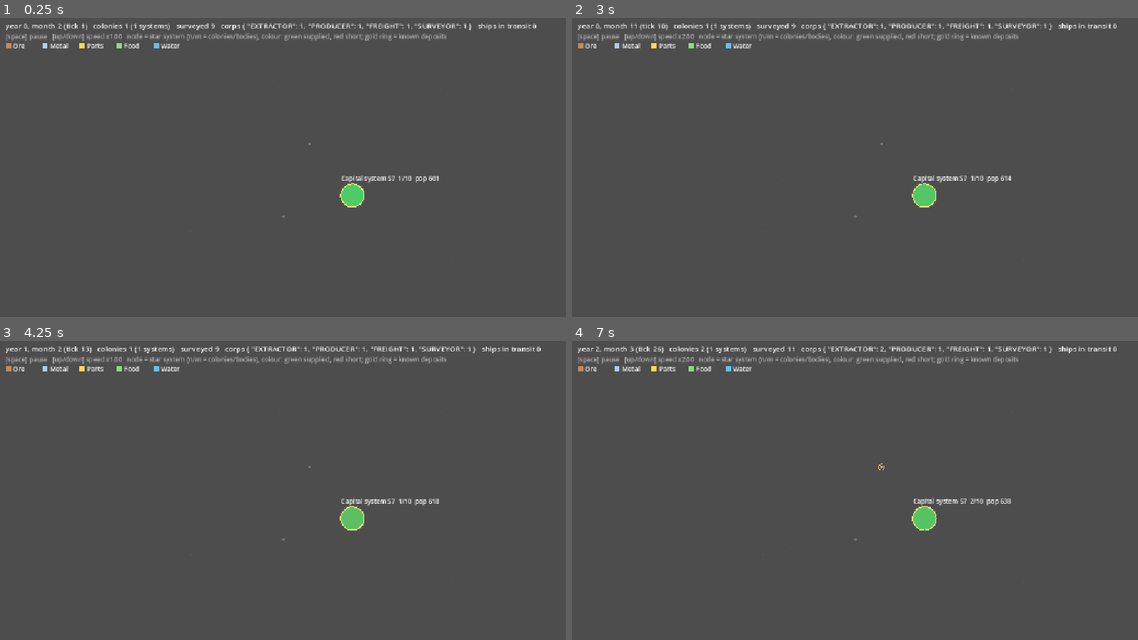
Above: before the commit, frames 1-4 (two rows, left to right).
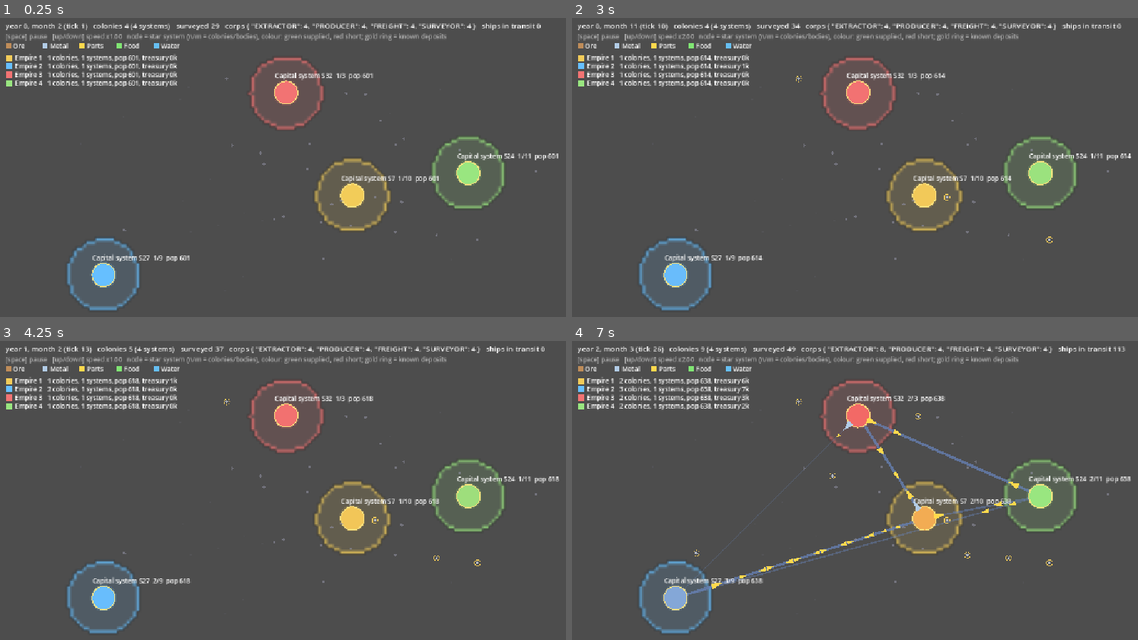
Above: after the commit, the same moments.

Repository: ElectroEsper/galaxy-generator
Game: Godot game, scene res://economy_proto/economy_view.tscn
The game is run twice, just before and just after one commit, with the same random seed, the same clock (stepped at 60 frames per second) and the same inputs. This scene is started directly instead of the project's main scene.
Inputs:
- Up to frame 1 (0.25 s): no input
- Up to frame 2 (3 s): tap Enter at 0.5, 2 s; hold Up 0.53-1.28 s; tap Space at 0.77, 1.25, 1.52, 2.75 s; hold Down 1.28-2.03 s; hold Up from 2.03 s (still down)
- Up to frame 3 (4.25 s): tap Space at 3.02, 3.77 s; tap Enter at 3.5 s; release Up at 3.53 s; hold Down from 3.53 s (still down)
- Up to frame 4 (7 s): tap Space at 4.25, 4.52, 6.02, 6.77 s; release Down at 5.78 s; hold Up from 5.78 s (still down)

The runs differ from the first frame. In frame 1, 6.2% of the frame differs, in the area x 1-99%, y 1-98%; in frame 2, 6.3%; in frame 3, 6.3%; in frame 4, 7.1%.

Commit message:
Territory layer: empire borders on the 2D map, empire legend; view starts with 4 empires
Co-Authored-By: Claude Opus 5.5 <noreply@anthropic.com>
Claude-Session: https://claude.ai/code/session_011shSnrHMjVZ7qaqpxEfch4

Diff:
--- a/economy_proto/economy_view.gd
+++ b/economy_proto/economy_view.gd
@@ -25,6 +25,12 @@
 var accum : float = 0.0
 var paused : bool = false
 var speed_mult : float = 1.0
+# Territory layer: each empire's systems claim the space around them (nearest claimed system within TERRITORY_RADIUS),
+# rendered to a small image and redrawn only when a system changes hands.
+const TERRITORY_RADIUS := 70.0
+const TERRITORY_CELL := 6.0
+var territory_tex : ImageTexture = null
+var territory_sig : String = ""
 
 func _ready() -> void:
 	sim = load("res://economy_proto/economy_sim.gd").new()
@@ -32,6 +38,8 @@
 	sim.use_galaxy = true
 	sim.all_planets = true
 	sim.galaxy_colonies = 100
+	sim.galaxy_systems = 46          # one screen's worth of star systems
+	sim.num_empires = 4
 	sim.max_corps = 60
 	sim.colonize = true
 	add_child(sim)
@@ -71,11 +79,53 @@
 	var p : float = (c.price[Goods.FOOD] + c.price[Goods.PARTS]) / (2.0 * ColonyMarket.BASE_PRICE)
 	return clampf((p - 1.0) / 3.0, 0.0, 1.0)
 
+func _territory_signature() -> String:
+	var parts : PackedStringArray = []
+	for sys in GalaxyColonies.systems:
+		if sys.owner != null: parts.append("%s=%d" % [sys.name, sys.owner.id])
+	return ",".join(parts)
+
+func _rebuild_territory() -> void:
+	var size : Vector2 = get_viewport_rect().size
+	var cols : int = int(ceil(size.x / TERRITORY_CELL)); var rows : int = int(ceil(size.y / TERRITORY_CELL))
+	var best_d := PackedFloat32Array(); best_d.resize(cols * rows); best_d.fill(INF)
+	var owner_of := PackedInt32Array(); owner_of.resize(cols * rows); owner_of.fill(-1)
+	var r_cells : int = int(ceil(TERRITORY_RADIUS / TERRITORY_CELL))
+	for sys in GalaxyColonies.systems:
+		if sys.owner == null: continue
+		var cx : int = int(sys.position.x / TERRITORY_CELL); var cy : int = int(sys.position.y / TERRITORY_CELL)
+		for y in range(maxi(0, cy - r_cells), mini(rows, cy + r_cells + 1)):
+			for x in range(maxi(0, cx - r_cells), mini(cols, cx + r_cells + 1)):
+				var d : float = Vector2((x + 0.5) * TERRITORY_CELL, (y + 0.5) * TERRITORY_CELL).distance_to(sys.position)
+				var i : int = y * cols + x
+				if d <= TERRITORY_RADIUS and d < best_d[i]:
+					best_d[i] = d; owner_of[i] = sys.owner.id
+	var img := Image.create(cols, rows, false, Image.FORMAT_RGBA8)
+	for y in rows:
+		for x in cols:
+			var o : int = owner_of[y * cols + x]
+			if o < 0:
+				img.set_pixel(x, y, Color(0, 0, 0, 0)); continue
+			var border : bool = false
+			for n in [Vector2i(x + 1, y), Vector2i(x - 1, y), Vector2i(x, y + 1), Vector2i(x, y - 1)]:
+				if n.x < 0 or n.y < 0 or n.x >= cols or n.y >= rows or owner_of[n.y * cols + n.x] != o:
+					border = true; break
+			var col : Color = sim.empires[o].color
+			img.set_pixel(x, y, Color(col, 0.75 if border else 0.13))
+	territory_tex = ImageTexture.create_from_image(img)
+
 func _draw() -> void:
 	var font : Font = ThemeDB.fallback_font
 	var markets : Array[ColonyMarket] = sim.markets
 	var sys_pos : Dictionary = {}
 	for sys in GalaxyColonies.systems: sys_pos[sys.name] = sys.position
+	# Empire territory (under everything else)
+	if sim.empires.size() > 0:
+		var sig : String = _territory_signature()
+		if sig != territory_sig or territory_tex == null:
+			territory_sig = sig
+			_rebuild_territory()
+		draw_texture_rect(territory_tex, Rect2(Vector2.ZERO, Vector2(territory_tex.get_width(), territory_tex.get_height()) * TERRITORY_CELL), false)
 	# Lanes between star systems that trade (heat = recent traffic)
 	for key in lane_heat:
 		var heat : float = lane_heat[key]
@@ -126,6 +176,16 @@
 		cash_total += k.cash
 	draw_string(font, Vector2(16, 24), "%s (tick %d)   colonies %d (%d systems)   surveyed %d   corps %s   ships in transi …(263 unchanged characters)…
 	draw_string(font, Vector2(16, 44), "[space] pause   [up/down] speed x%.2f   node = star system (n/m = colonies/bodies), colour: green supplied, red short; gold ring = known deposits" % speed_mult, HORIZONTAL_ALIGNMENT_LEFT, -1, 12, Color(0.7, 0.7, 0.7))
+	if sim.empires.size() > 1:
+		var ey : float = 84.0
+		for e in sim.empires:
+			var own : Array = markets.filter(func(m): return m.owner == e)
+			var nsys : int = GalaxyColonies.systems.filter(func(s): return s.owner == e).size()
+			var pop : float = 0.0
+			for m in own: pop += m.pop
+			draw_rect(Rect2(Vector2(16, ey - 10), Vector2(12, 12)), e.color)
+			draw_string(font, Vector2(34, ey), "%s   %d colonies, %d systems, pop %d, treasury %dk" % [e.name, own.size(), nsys, pop, e.treasury / 1000.0], HORIZONTAL_ALIGNMENT_LEFT, -1, 12)
+			ey += 16.0
 	var lx : float = 16.0
 	for g in Goods.ALL:
 		draw_rect(Rect2(Vector2(lx, 52), Vector2(10, 10)), GOOD_COLORS[g])
Binary file added: docs/economy_results/view_territory.png
